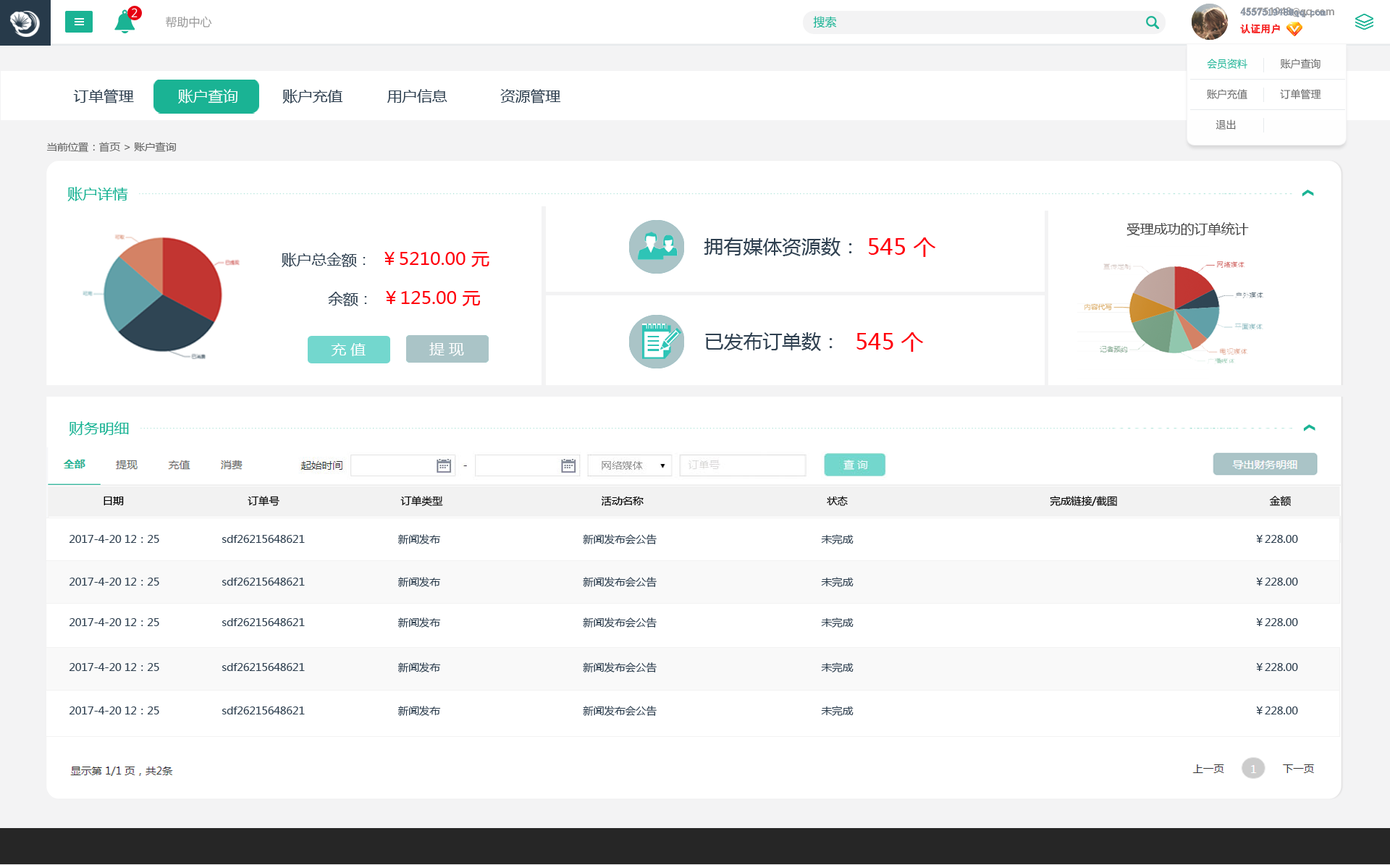
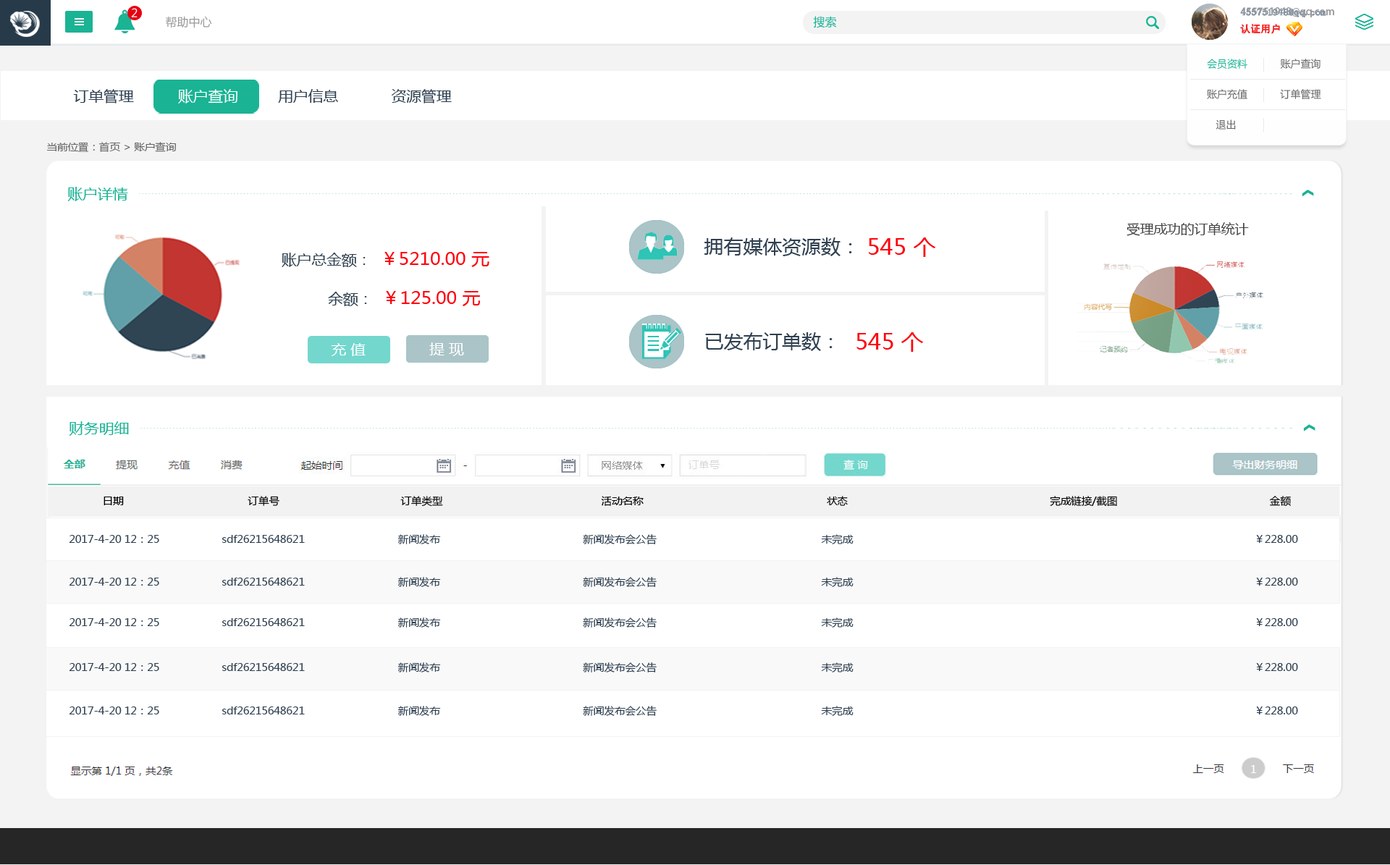
Comparing the layer stacks of the two 1390 × 865 images. Changes:
renamed "订单管理 账户查询 账户充值 用户信息 资源管理" to "订单管理 账户查询 用户信息 资源管理", painted on it over [278,89,562,104]
